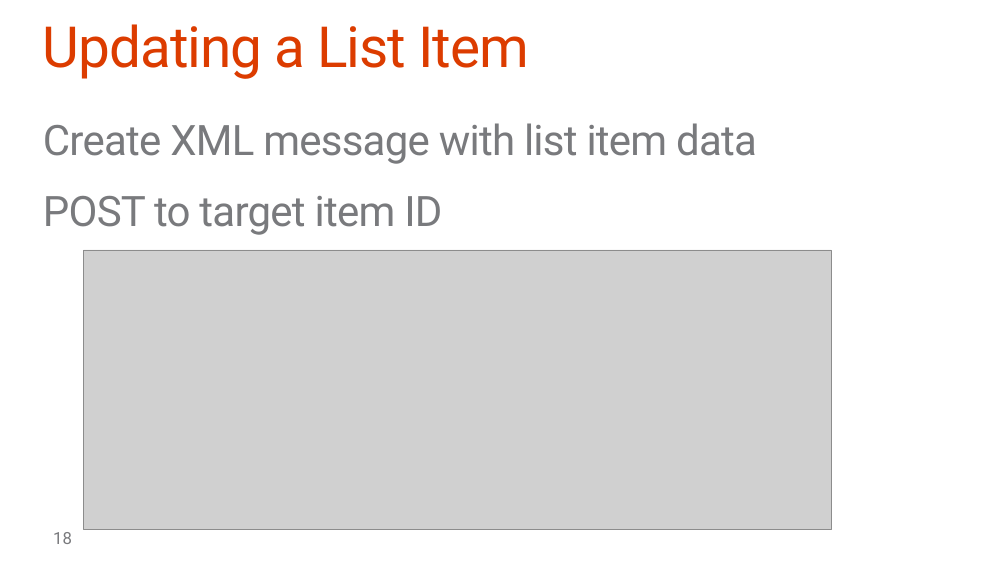
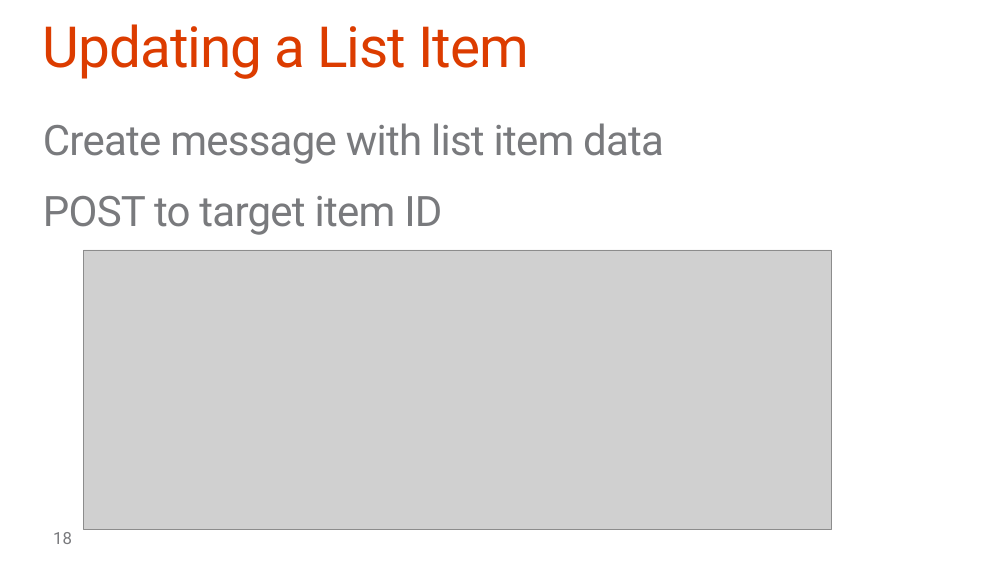
Before and after one commit to OfficeDev/TrainingContent, a slide deck: slide 18 of O3653-4 Deep Dive into Office 365 APIs for SharePoint Site services/O3653-4 Deep Dive into Office 365 APIs for SharePoint Site services.pptx. Drawn at 1008x567 pixels with LibreOffice and Linux fonts; fonts in the diff are those of the drawing; grey boxes stand for pictures; background and template pictures are left out. Boxes give left, top, right and bottom in pixels: in the first picture for what was removed or moved away, otherwise in the second. Text is boxed around its words. In the diff, an @@ line names an element or a change of style, - is before the commit and + after.

```diff
--- a/O3653-4 Deep Dive into Office 365 APIs for SharePoint Site services/O3653-4 Deep Dive into Office 365 APIs for SharePoint Site services.pptx
+++ b/O3653-4 Deep Dive into Office 365 APIs for SharePoint Site services/O3653-4 Deep Dive into Office 365 APIs for SharePoint Site services.pptx
@@ text at (x1=43, y1=123, x2=664, y2=164): text changed @@
-Create XML message with list item data
+Create message with list item data
```
Also in this commit, not shown: 2 other slides changed, 2 other files.
